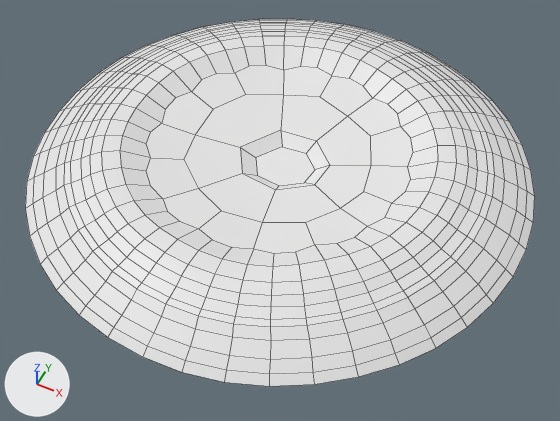
One commit to the FBX model Assets/Testmap Geometry/GOAL BOTTOM.fbx: the scene before it, then after it.
Camera for both pictures: a 50 mm camera at (1.89, -3.77, 3.98) aimed at (0.14, -0.26, -0.4). Lighting does not change. The marker at lower left points along +X, +Y and +Z. Mesh edges are drawn as thin lines.
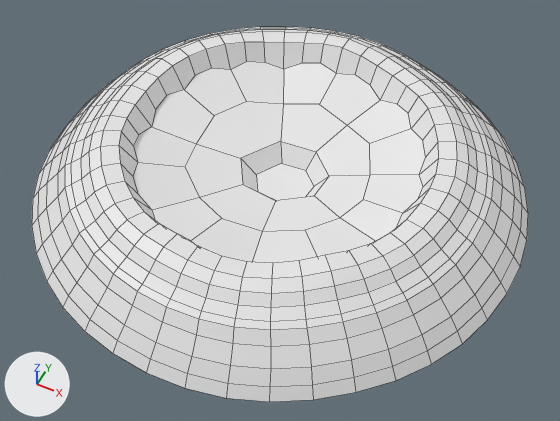
Where the change shows, as pixel boxes (x1, y1, x2, y2) in the pictures (560 x 421 px):
```json
{"object": "Circle", "change": "rescaled", "before": [25, 19, 535, 386], "after": [32, 27, 528, 402]}
```

Edits to the scene script, one JSON object a line:
```json
{"block": "me_circle", "where": "me_circle.from_pydata(...)  # 513 vertices, 470 faces; spans x -1.89..1.9, y -1.89..1.89, z -0.2..0.06"}
{"block": "me_circle", "where": "# used by ob_circle; location = (0.0, 0.0, 0.0)"}
{"block": "me_circle", "change": "me_circle part 1: edges marked sharp go from 891 to 884"}
{"op": "set", "path": "ob_circle.scale", "old": "(1.0, 1.0, 1.0)", "new": "(1.0, 1.0, 2.0)"}
```
